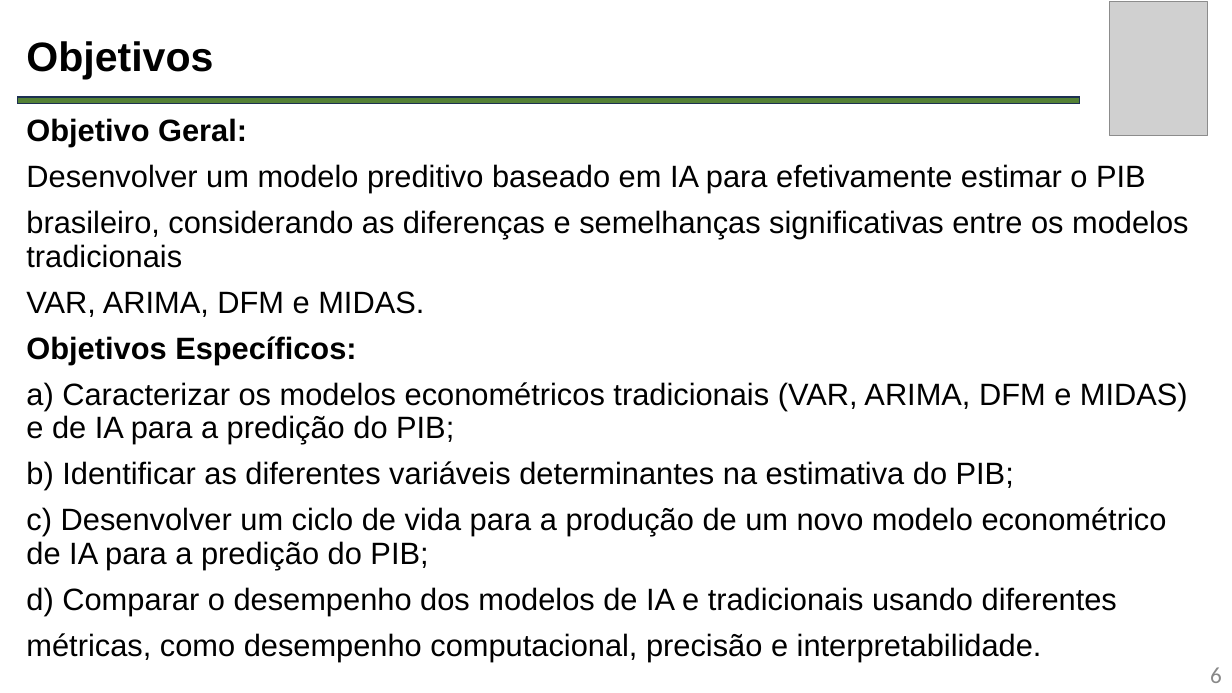
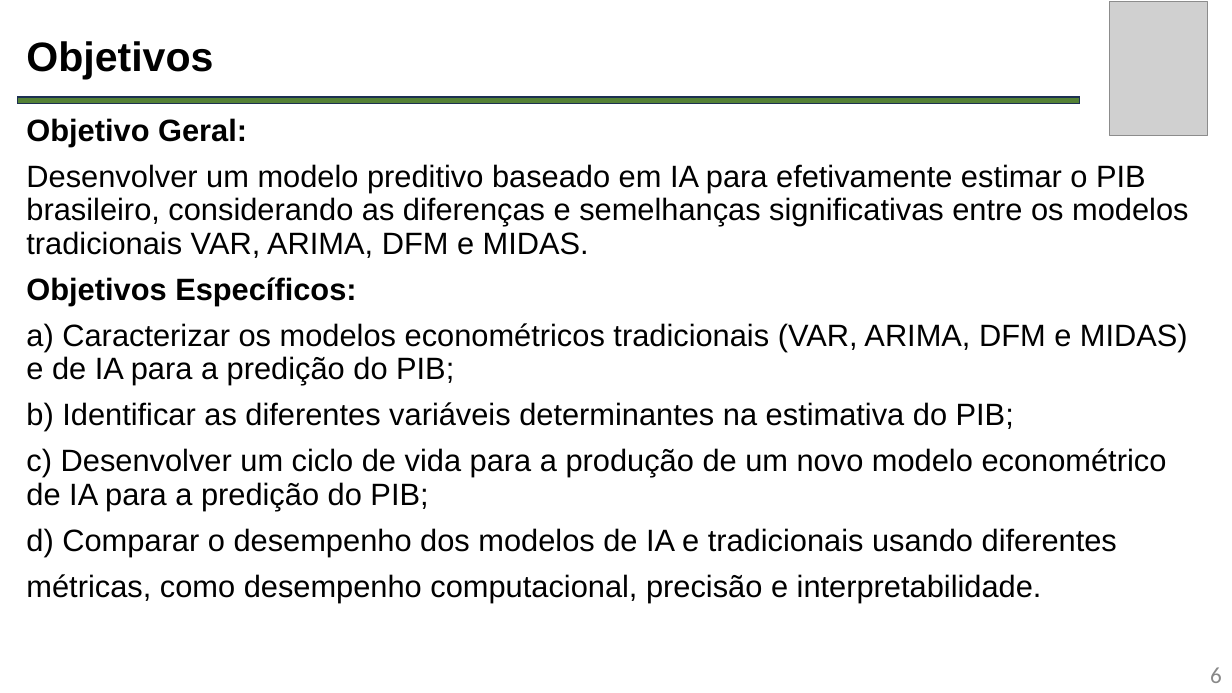
Before and after one commit to leonilso/TCC-UFFS-IA-PIB, a slide deck: slide 6 of Apresentação.pptx. Drawn at 1232x693 pixels with LibreOffice and Linux fonts; fonts in the diff are those of the drawing; grey boxes stand for pictures. Boxes give left, top, right and bottom in pixels: in the first picture for what was removed or moved away, otherwise in the second. Text is boxed around its words. In the diff, an @@ line names an element or a change of style, - is before the commit and + after.

```diff
--- a/Apresentação.pptx
+++ b/Apresentação.pptx
@@ text at <box>26,164,1188,258</box>: text changed @@
-Desenvolver um modelo preditivo baseado em IA para efetivamente estimar o PIB
-brasileiro, considerando as diferenças e semelhanças significativas entre os modelos tradicionais
-VAR, ARIMA, DFM e MIDAS.
+Desenvolver um modelo preditivo baseado em IA para efetivamente estimar o PIB brasileiro, considerando as diferenças e semelhanças significativas entre os modelos tradicionais VAR, ARIMA, DFM e MIDAS.
```
Also in this commit, not shown: 2 other slides changed, 12 slides added, 2 other files.
